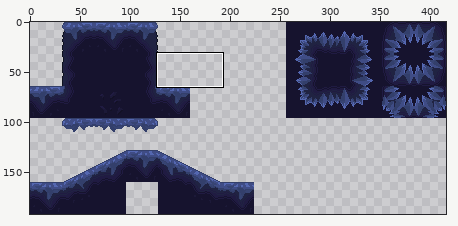
Pixel-art file: AsespriteFiles/TileSetCave.aseprite. Above: a wide view before the commit, with the close-up outlined.
Close-up. Before:
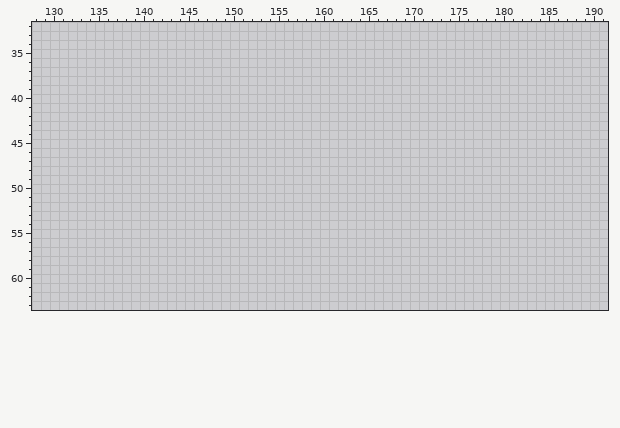
416x192 pixels, 1 frame. Colours within 5 levels of each other are drawn and written as one. Shown: x 128..191, y 32..63.
Visible layers, top first: "Corner", "Layer".
Palette (. is transparent): 
Once edited:
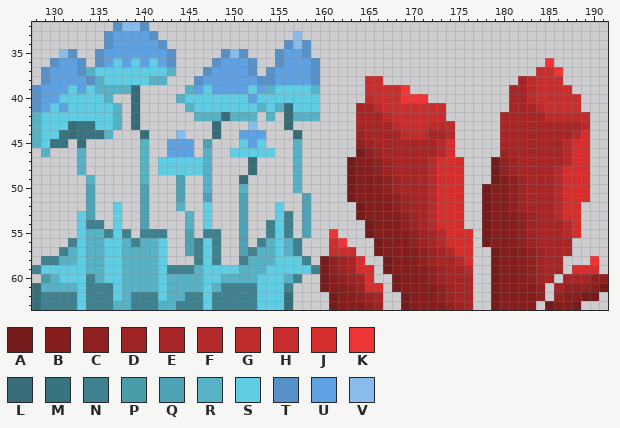
Colours new in this view: A #751b1b  B #871e1e  C #8f2121  D #9e2424  E #a82525  F #b52a2a  G #bd2b2b  H #c72e2e  J #d62d2d  K #ed3737  L #366d78  M #387480  N #3f818f  P #4b9cab  Q #4fa2b3  R #56b2c4  S #5fcde4  T #5891c7  U #5fa2e4  V #89bceb
What changed:
Changed rows in their new state; - is an unchanged pixel.
Layer "Corner":
first column x 128:
32 ---------TVVT---------------------------------------------------
33 --------TUUUUT---------------V----------------------------------
34 --------TUUUUUT-------------TVT---------------------------------
35 ---VT--TUUUUUUUT-----TVT---TUUT---------------------------------
36 --TUUT-TUSUSUSUT----TUUUT--TUUUT-------------------------K------
37 -TUUUTRSSSSSSSSR---TUUUUT-TUUUUT------------------------HHK-----
38 -TUUUUTRSSSSSRR---TUUUUUUTTUUUUT-----HH---------------EGHHH-----
39 TUUUSUSRRRRL-----RUSUUUUSURSSSSR-----HHHHK-----------EEGHHHH----
40 TUUSSSSSR--L----RSSSSSSSUSSSSSSS-----GHHHKKK---------EEGHHHHH---
41 TUSUSSSSSR-L-----RSSSSSSSRSRLSSS----EEGHHHHHHH-------EEEGHHHH---
42 RSSSSSSSSR-L------RRRLRRR-R-LRRR----EEEGHHHHHH------EEEEEGGGGG--
43 RSSSLMMSSR-L--------L---V---L-------EEEEGHHHGGG-----EEEEEEEEEF--
44 RSSMLMMMR---L---V---L--UUU---L------DEEEEGGGEEF-----EEEEEEEEFJ--
45 RSMM-L------R--UUU-Q---SUS---R------CDEEEEEEEFJ-----EEEEEEEFJJ--
46 -R---R------R--UUU-R--SSSSS--R------ACDEEEEEEFJ-----DEEEEEEFJJ--
47 -----R------R-SSSSSR----L----R-----ABBCDEEEEFJJJ---ACDEEEEEFJJ--
48 -----R------R-SSSSSR----L----R-----ABBCDEEEEFJJJ---ACDEEEEFJJJ--
49 ------R-----R---Q--R---L-----R-----ABBBCDEEEFJJJ---ABCDEEEFJJJ--
50 ------Q-----Q---Q--R---R-----R-----ABBBCDEEEFJJJ--ABBCDEEEFJJJ--
51 ------Q-----Q---Q--Q---Q------Q----ABBBBCDEEFJJJ--ABBCDEEEFJJJ--
52 ------Q--S--Q---R--S---Q---S--Q-----ABBBCDEEFJJJ--ABBCDEEEFJJ---
53 -----SQ--S--Q----R-S---Q---SN-Q-----ABBBBCDEFJJJ--ABBBCDEEFJJ---
54 -----SNN-S--Q----R-S---Q--NSN-Q------ABBBCDEFJJJ--ABBBCDEEEFJ---
55 -----SRRNSN-NNN--Q-NN--Q--NSN-Q--K---ABBBBCDEFJJJ-ABBBCDEEEFJ---
56 ----NSRRSSRNRRS--QNSN--Q-NRSRN---HK---ABBBCDEFJJJ-ABBBCDEEEE----
57 ---NRSRRSSRRRRS--QNSN--QNRRSRN---HHH--ABBBBCDEFJJ--ABBBCDEEE----
58 -NNRRSRRSSRRRRS---NSN--NRRRSSSN-ACDEJ--ABBBCDEEFJ--ABBBCDEE---K-
59 NSSSSSRRSSRRRRSNNNRSSSSRRRSSSSSNACDEJJ-ABBBBCDEEF--ABBBCDEE-JJJ-
60 -PRSSSNRSSRRRRSRRRRSSRRRRSSSRN--ABCDEJ--ABBBCDEEE--ABBBCDE-EEECC
61 LRRRRSNNNSRRRRSRRRRSRNNNNSSSN---ABBCDJJ-ABBBBCDEE--ABBBBC-ECCCBA
62 LNNNNSNNNSRNNNSRRNNSNNNNNSSSL----ABBCDE--ABBBCDEE--ABBBBC-CBBAA-
63 LNNNNSNNNRRNNNRRNNNSNNNNNSSSL----ABBBCD--ABBBBCDE--ABBBB-ABBA---
Boxes around the changes in both close-ups, in picture pixels (x1, y1, x2, y2):
added: (32, 22, 608, 310)
